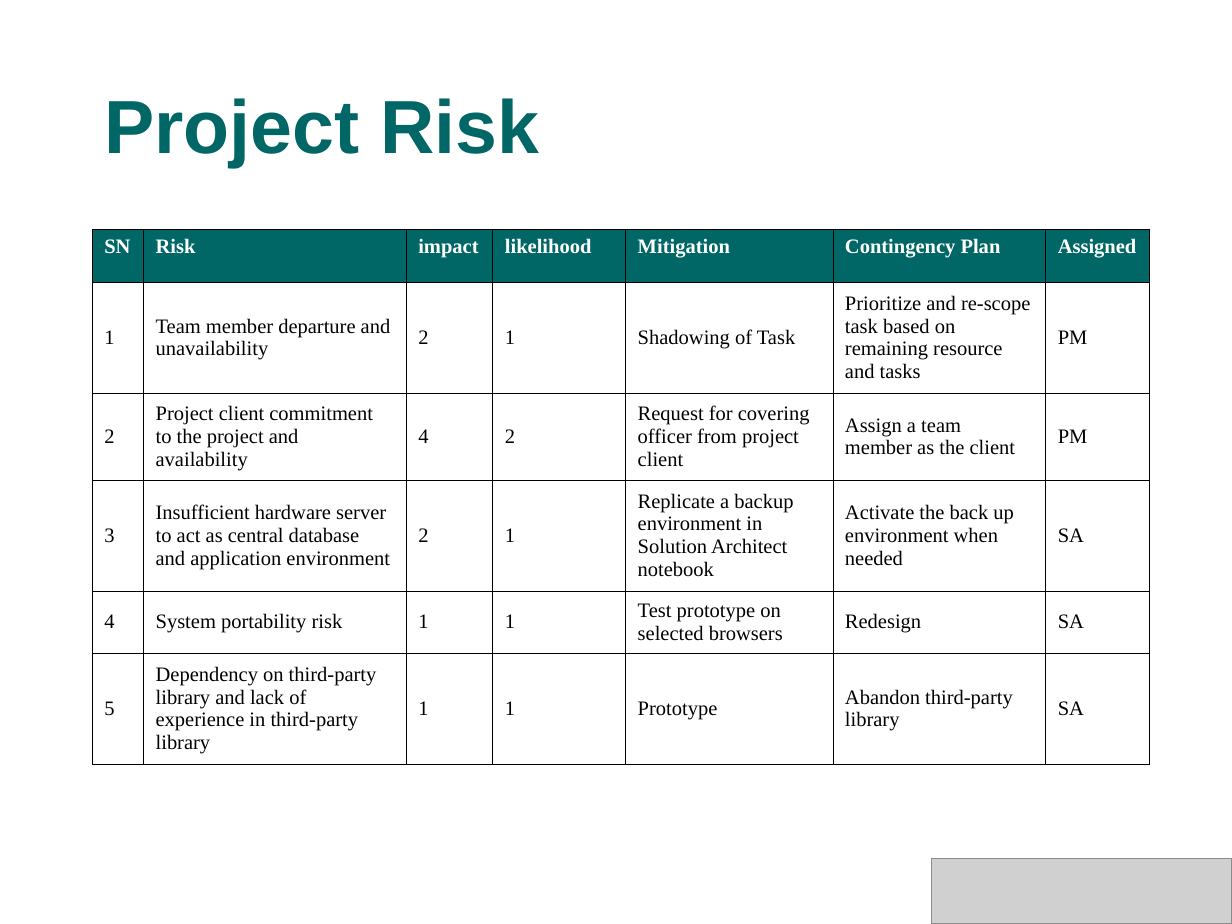
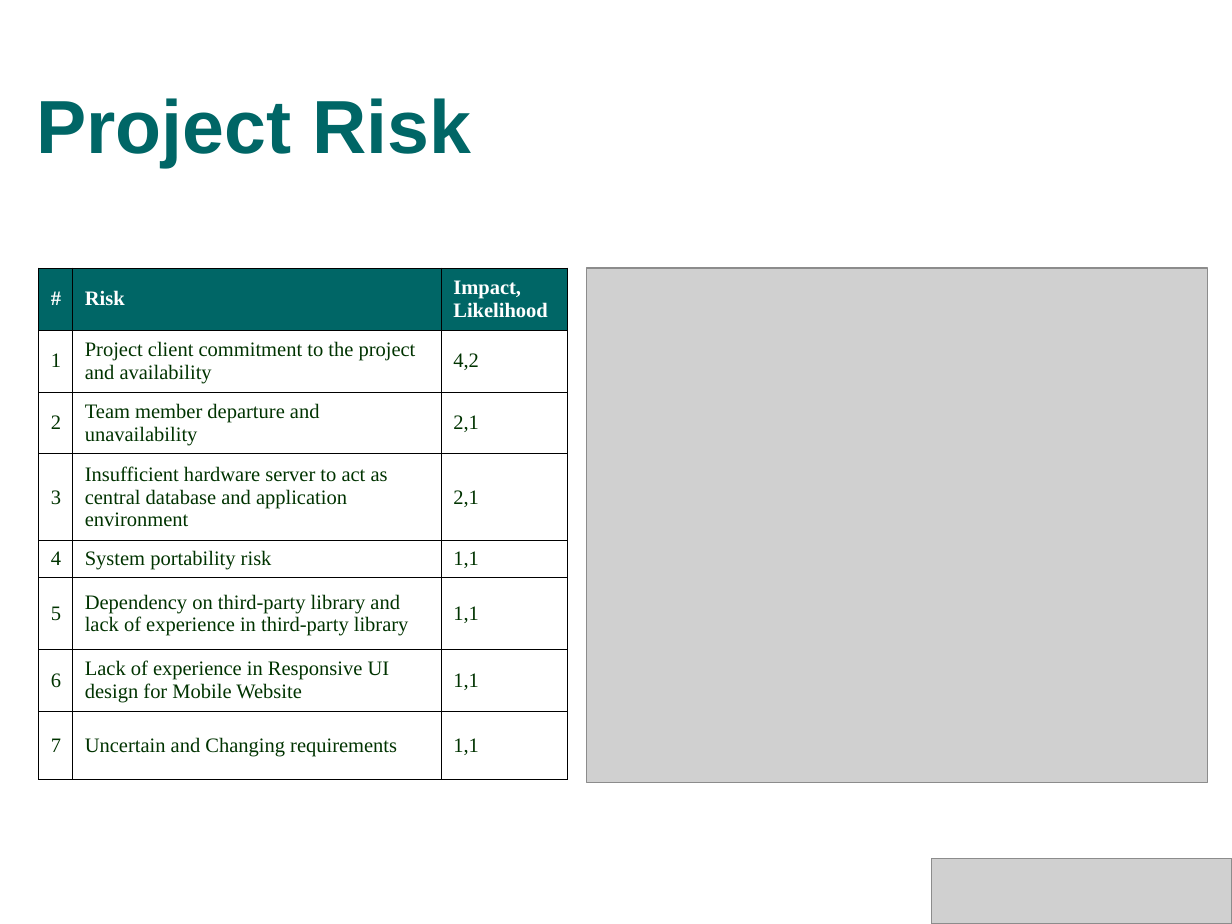
Before and after one commit to s4kshya/leezdr-repository, a slide deck: slide 6 of Exam Paper/MTECH_PROJ/Presentation/phase1.ppt. Drawn at 1232x924 pixels with LibreOffice and Linux fonts; fonts in the diff are those of the drawing; grey boxes stand for pictures; background and template pictures are left out. Boxes give left, top, right and bottom in pixels: in the first picture for what was removed or moved away, otherwise in the second. Text is boxed around its words. In the diff, an @@ line names an element or a change of style, - is before the commit and + after.

```diff
--- a/Exam Paper/MTECH_PROJ/Presentation/phase1.ppt
+++ b/Exam Paper/MTECH_PROJ/Presentation/phase1.ppt
@@ title "Project Risk": place and size @@
-title "Project Risk" at [104, 98, 539, 167]
+title "Project Risk" at [36, 98, 471, 167]
@@ table at [38, 269, 567, 782] @@
-SN | Risk | impact | likelihood | Mitigation | Contingency Plan | Assigned
-1 | Team member departure and unavailability | 2 | 1 | Shadowing of Task | Prioritize and re-scope task based on remaining resource and tasks | PM
-2 | Project client commitment to the project and availability | 4 | 2 | Request for covering officer from project client | Assign a team member as the client | PM
-3 | Insufficient hardware server to act as central database and application environment | 2 | 1 | Replicate a backup environment in Solution Architect notebook | Activate the back up environment when needed | SA
-4 | System portability risk | 1 | 1 | Test prototype on selected browsers | Redesign | SA
-5 | Dependency on third-party library and lack of experience in third-party library | 1 | 1 | Prototype | Abandon third-party library | SA
+# | Risk | Impact, / Likelihood
+1 | Project client commitment to the project and availability | 4,2
+2 | Team member departure and unavailability | 2,1
+3 | Insufficient hardware server to act as central database and application environment | 2,1
+4 | System portability risk | 1,1
+5 | Dependency on third-party library and lack of experience in third-party library | 1,1
+6 | Lack of experience in Responsive UI design for Mobile Website | 1,1
+7 | Uncertain and Changing requirements | 1,1
@@ table: place and size @@
-table at [92, 229, 1149, 764]
+table at [38, 269, 567, 782]
@@ picture added at [586, 269, 1207, 784] @@
```
Also in this commit, not shown: 5 other slides changed, 8 slides added, 2 slides removed.
